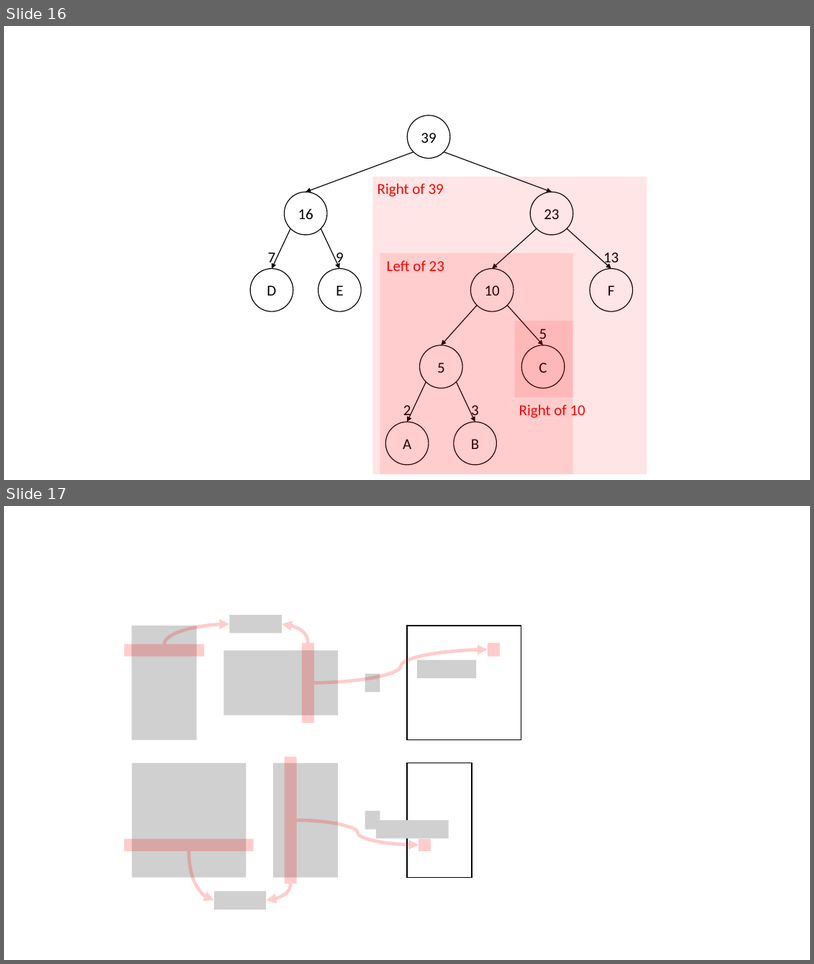
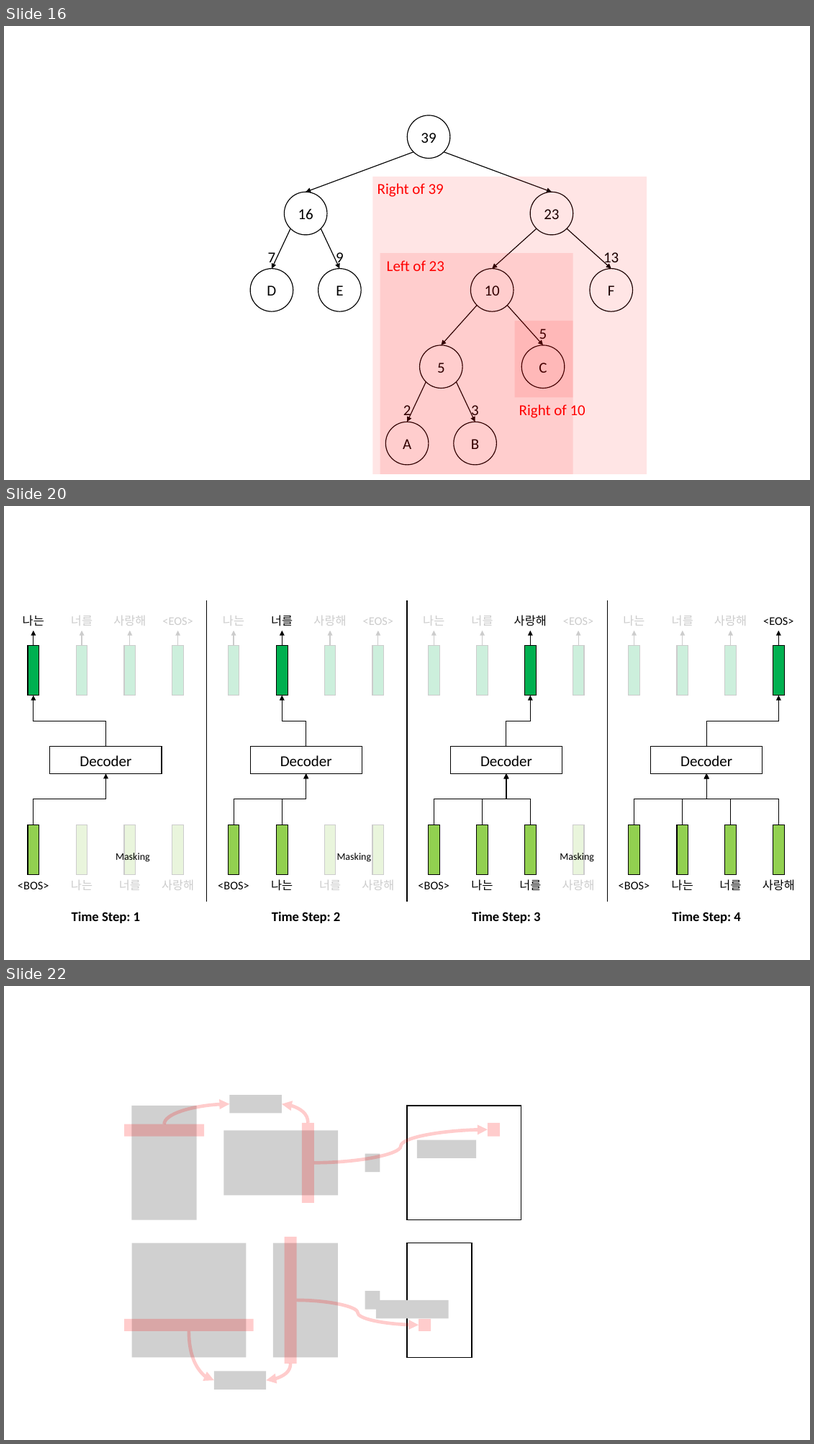
Before and after one commit to hcnoh/hcnoh.github.io, a slide deck: assets/nlp_figs/nlp_figs_ppt.pptx. Shown one above the other, each under a label of ours: slides 16 and 17 before the commit, slides 16, 20 and 22 after it; the slides between them are not shown. The pictures are 814x964 and 814x1444 pixels, drawn with LibreOffice and Linux fonts; fonts in the diff are those of the drawing; grey boxes stand for pictures; background and template pictures are left out. Boxes give left, top, right and bottom in pixels: in the first picture for what was removed or moved away, otherwise in the second. Text is boxed around its words. In the diff, an @@ line names an element or a change of style, - is before the commit and + after.

```diff
--- a/assets/nlp_figs/nlp_figs_ppt.pptx
+++ b/assets/nlp_figs/nlp_figs_ppt.pptx
@@ slide 20 added at box(4, 506, 810, 960), background #FFFFFF @@
@@ group added at box(18, 600, 795, 923): 42 rectangles, 39 texts, 16 arrows, 14 elbow arrows, 3 lines @@
+<BOS>
+나는
+너를
+사랑해
+나는
+너를
+사랑해
+<EOS>
+Time Step: 1
+Decoder
+Masking
+<BOS>
+나는
+너를
+사랑해
+나는
+너를
+사랑해
+<EOS>
+Time Step: 2
+Decoder
+Masking
+<BOS>
+나는
+너를
+사랑해
+나는
+너를
+사랑해
+<EOS>
+Time Step: 3
+Decoder
+Masking
+<BOS>
+나는
+너를
+사랑해
+나는
+너를
+사랑해
+<EOS>
+Time Step: 4
+Decoder
@@ what was slide 17 is now slide 22 @@
```
Also in this commit, not shown: 4 other slides added, 5 other files.
